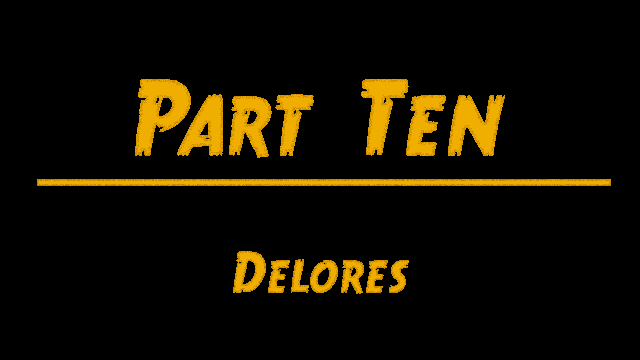
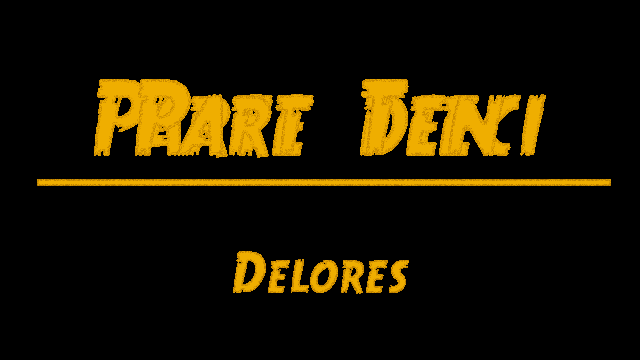
Layer changes from the first 640px x 360px image to the second:
added group "Part 10" with 8 layers above "Part 10 title" over [94, 79, 546, 158]
renamed "part10.png" to "part10_en.png", moved it into group "Part 10" over [94, 79, 546, 158]
added group "part10_it.png" with 3 layers in group "Part 10" over [94, 79, 546, 158]
added layer "Parte dieci" (1st of 2, in "Part 10" › "part10_it.png") in group "part10_it.png" over [94, 79, 546, 158]
added layer "Parte dieci" (2nd of 2, in "Part 10" › "part10_it.png") in group "part10_it.png" over [94, 79, 546, 158]
added group "Part 10 title" with 4 layers above "background.png" over [94, 79, 546, 158]
renamed "part10_title.png" to "part10_title_en.png", moved it into group "Part 10 title" over [94, 79, 546, 158]
